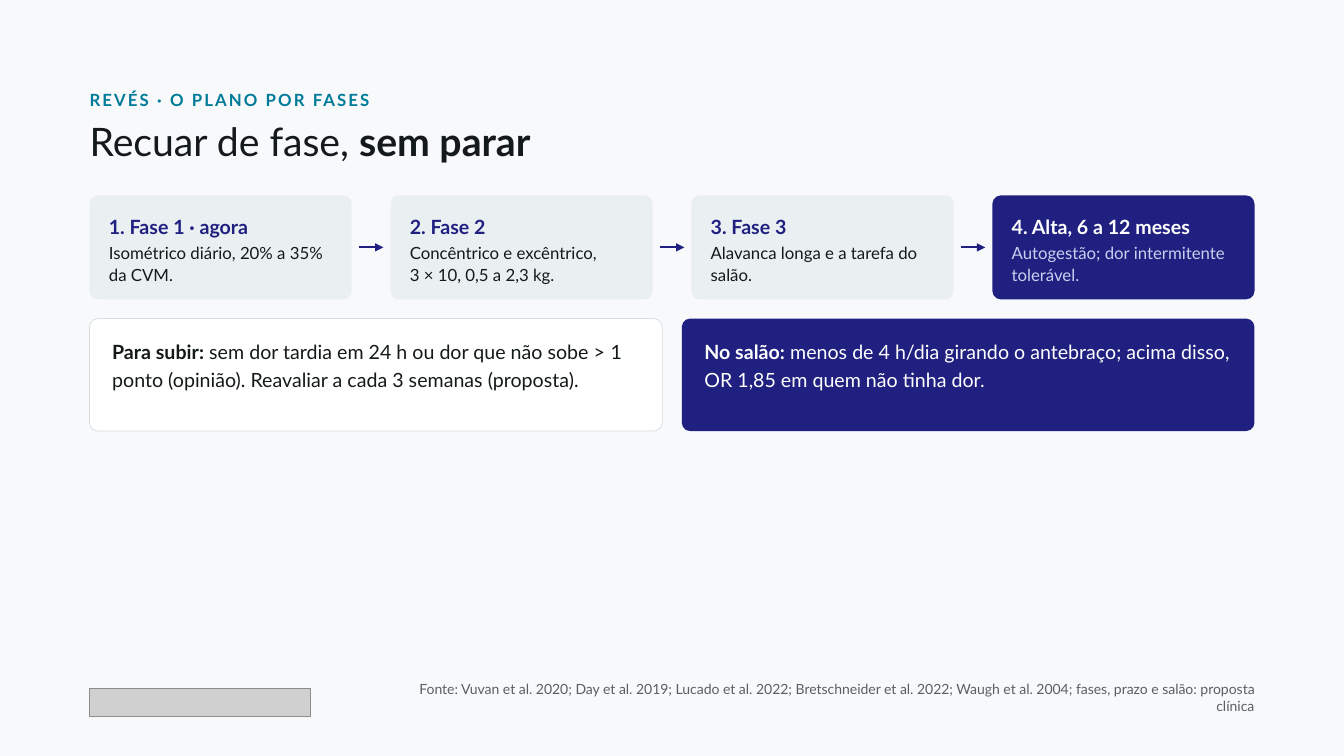
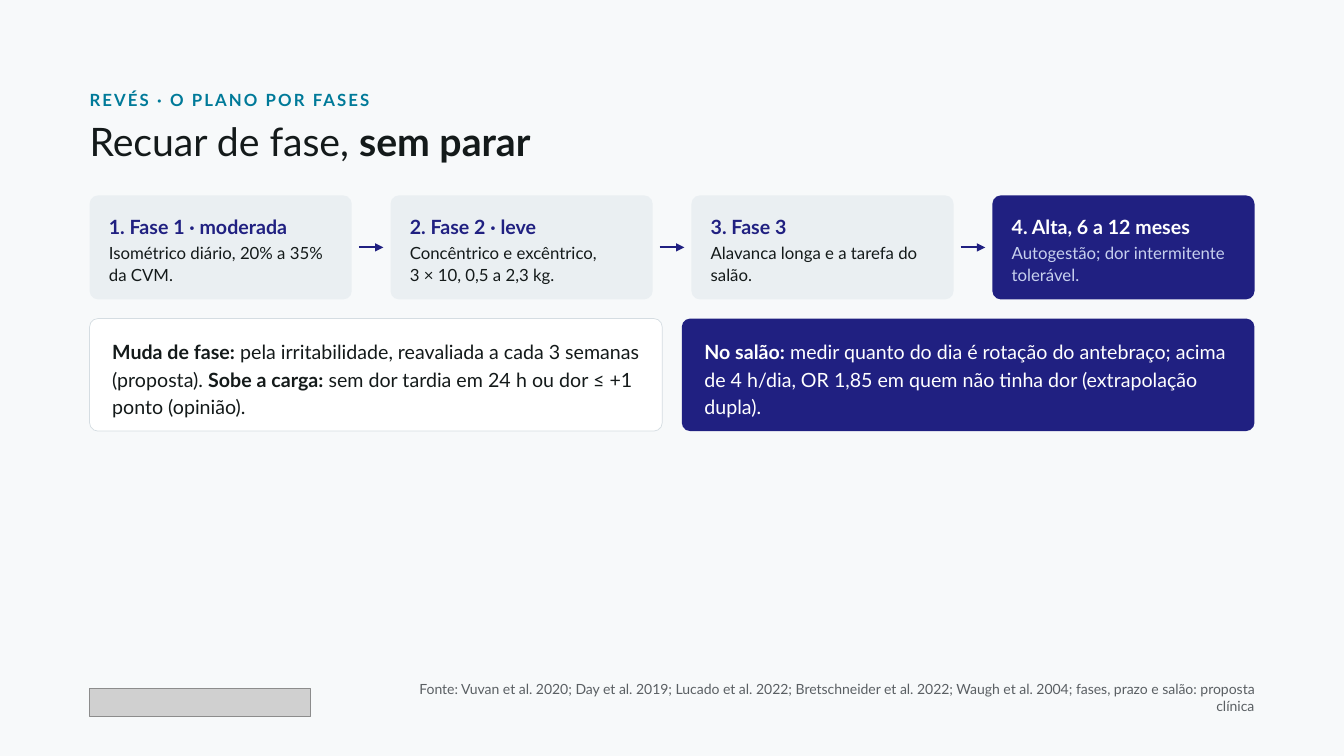
Before and after one commit to dossantosdanieel/illic, a slide deck: slide 19 of aulas/2026-11-cotovelo-lateral-2-reabilitacao/04_aula/cotovelo-lateral-2-reabilitacao.pptx. Drawn at 1344x756 pixels with LibreOffice and Linux fonts; fonts in the diff are those of the drawing; grey boxes stand for pictures. Boxes give left, top, right and bottom in pixels: in the first picture for what was removed or moved away, otherwise in the second. Text is boxed around its words. In the diff, an @@ line names an element or a change of style, - is before the commit and + after.

```diff
--- a/aulas/2026-11-cotovelo-lateral-2-reabilitacao/04_aula/cotovelo-lateral-2-reabilitacao.pptx
+++ b/aulas/2026-11-cotovelo-lateral-2-reabilitacao/04_aula/cotovelo-lateral-2-reabilitacao.pptx
@@ text in rounded rectangle at (109,219,288,234): text changed @@
-1. Fase 1 · agora
+1. Fase 1 · moderada
@@ text in rounded rectangle at (410,219,537,234): text changed @@
-2. Fase 2
+2. Fase 2 · leve
@@ text in rounded rectangle at (112,344,639,418): text changed @@
-Para subir: sem dor tardia em 24 h ou dor que não sobe > 1 ponto (opinião). Reavaliar a cada 3 semanas (proposta).
+Muda de fase: pela irritabilidade, reavaliada a cada 3 semanas (proposta). Sobe a carga: sem dor tardia em 24 h ou dor ≤ +1 ponto (opinião).
@@ text in rounded rectangle at (704,344,1226,418): text changed @@
-No salão: menos de 4 h/dia girando o antebraço; acima disso, OR 1,85 em quem não tinha dor.
+No salão: medir quanto do dia é rotação do antebraço; acima de 4 h/dia, OR 1,85 em quem não tinha dor (extrapolação dupla).
```
Also in this commit, not shown: 13 other slides changed, 18 other files.
